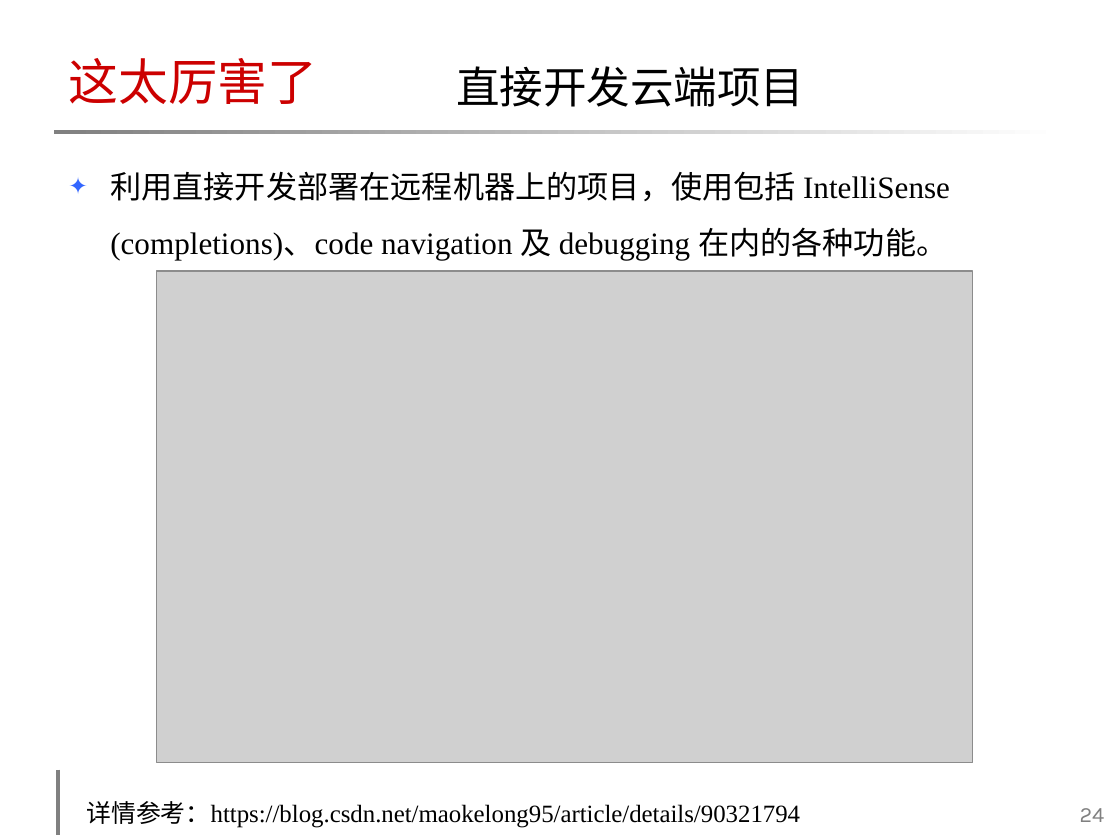
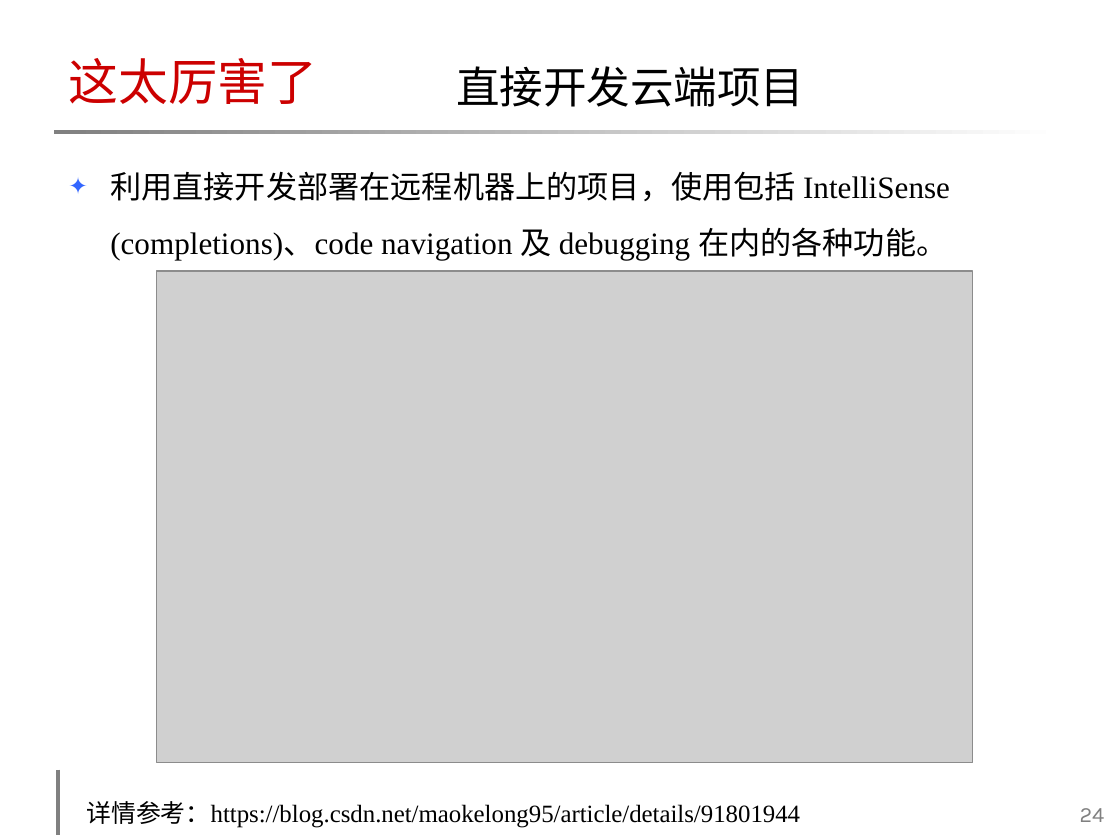
Before and after one commit to maokelong/CSDN-maokelong95, a slide deck: slide 24 of 共享资源/「2018-11-09」朋友，你听过 VS Code 吗？.pptx. Drawn at 1120x840 pixels with LibreOffice and Linux fonts; fonts in the diff are those of the drawing; grey boxes stand for pictures; background and template pictures are left out. Boxes give left, top, right and bottom in pixels: in the first picture for what was removed or moved away, otherwise in the second. Text is boxed around its words. In the diff, an @@ line names an element or a change of style, - is before the commit and + after.

```diff
--- a/共享资源/「2018-11-09」朋友，你听过 VS Code 吗？.pptx
+++ b/共享资源/「2018-11-09」朋友，你听过 VS Code 吗？.pptx
@@ table at [58, 769, 1072, 832] @@
-row 1, column 1: 详情参考：https://blog.csdn.net/maokelong95/article/details/90321794
+row 1, column 1: 详情参考：https://blog.csdn.net/maokelong95/article/details/91801944
```
Also in this commit, not shown: 5 other files.
